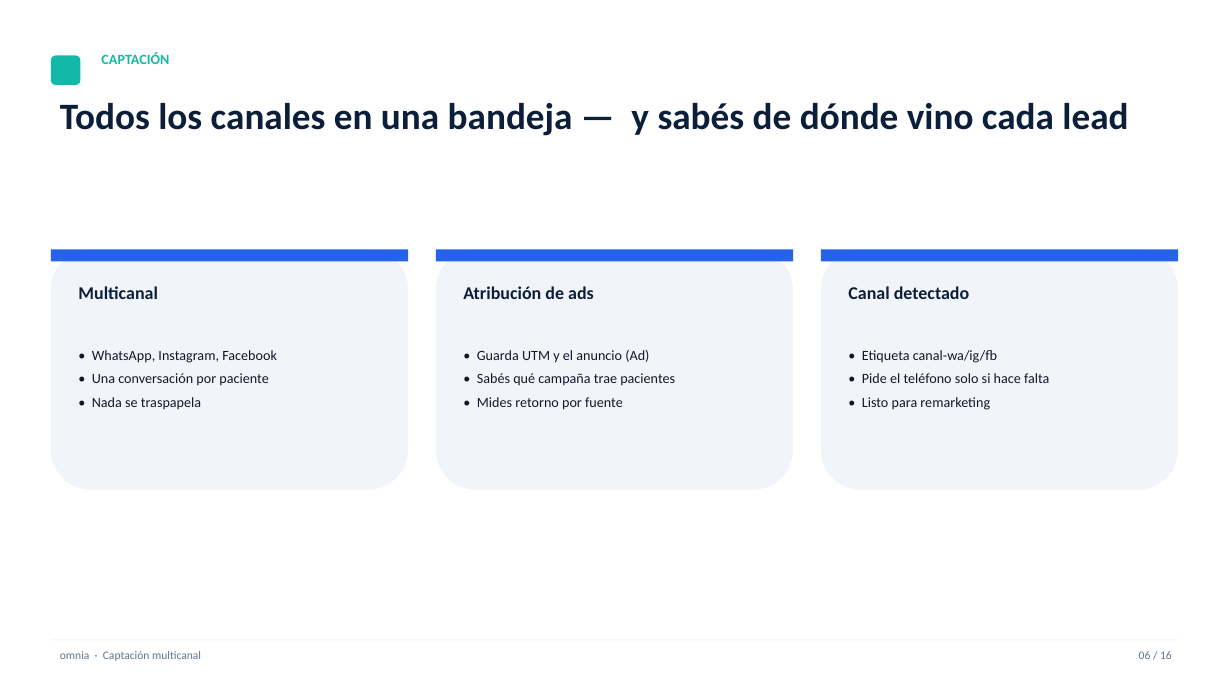
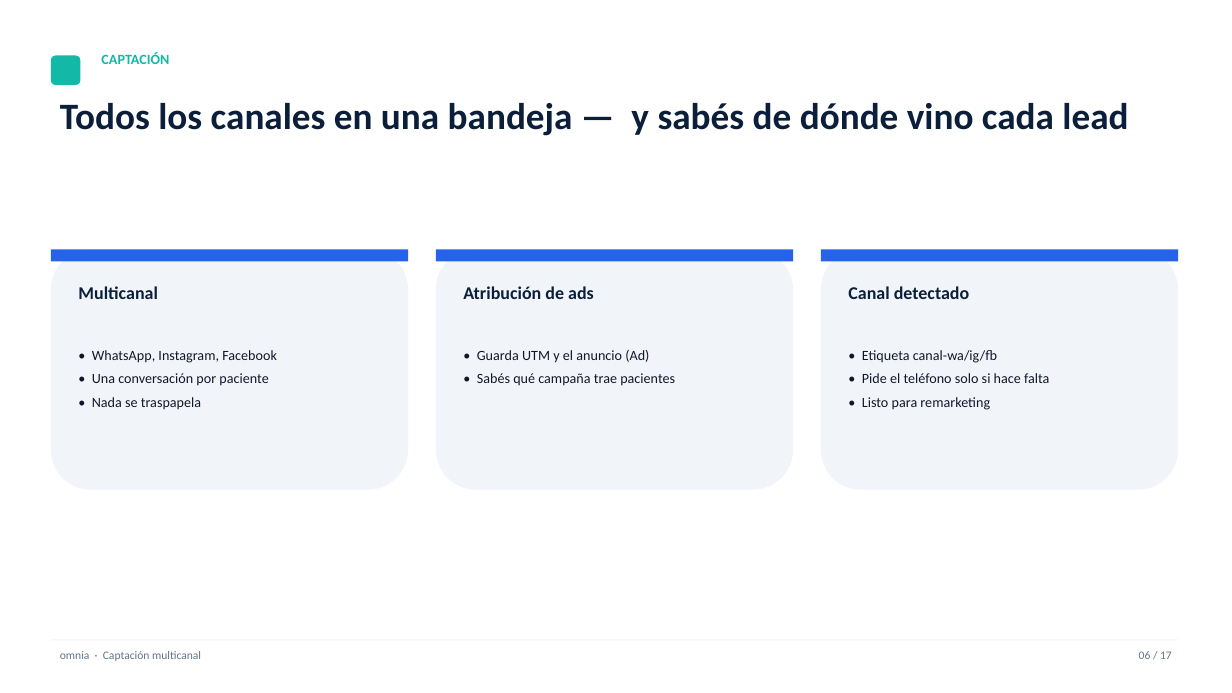
Before and after one commit to henrybuenano-ux/snapshot-generico, a slide deck: slide 6 of presentacion/omnia-sistema-clinicas.pptx. Drawn at 1232x693 pixels with LibreOffice and Linux fonts; fonts in the diff are those of the drawing. Boxes give left, top, right and bottom in pixels: in the first picture for what was removed or moved away, otherwise in the second. Text is boxed around its words. In the diff, an @@ line names an element or a change of style, - is before the commit and + after.

```diff
--- a/presentacion/omnia-sistema-clinicas.pptx
+++ b/presentacion/omnia-sistema-clinicas.pptx
@@ text at <box>477,397,623,410</box>: paragraph removed @@
-• Mides retorno por fuente
@@ text at <box>1139,651,1172,659</box>: text changed @@
-06 / 16
+06 / 17
```
Also in this commit, not shown: 13 other slides changed, 1 slide added, 1 other file.
